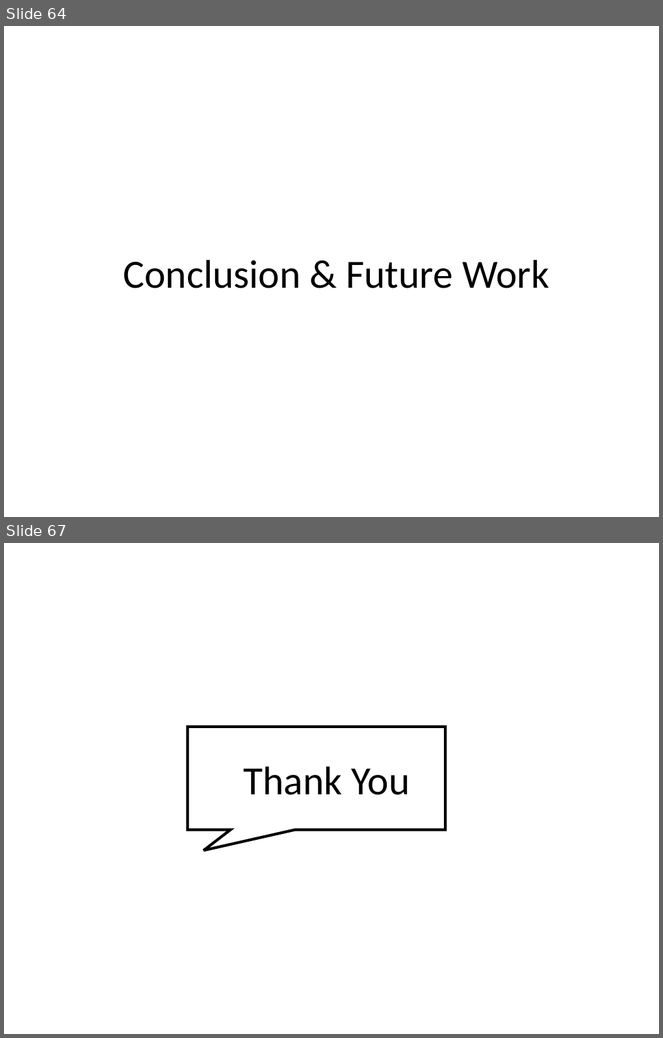
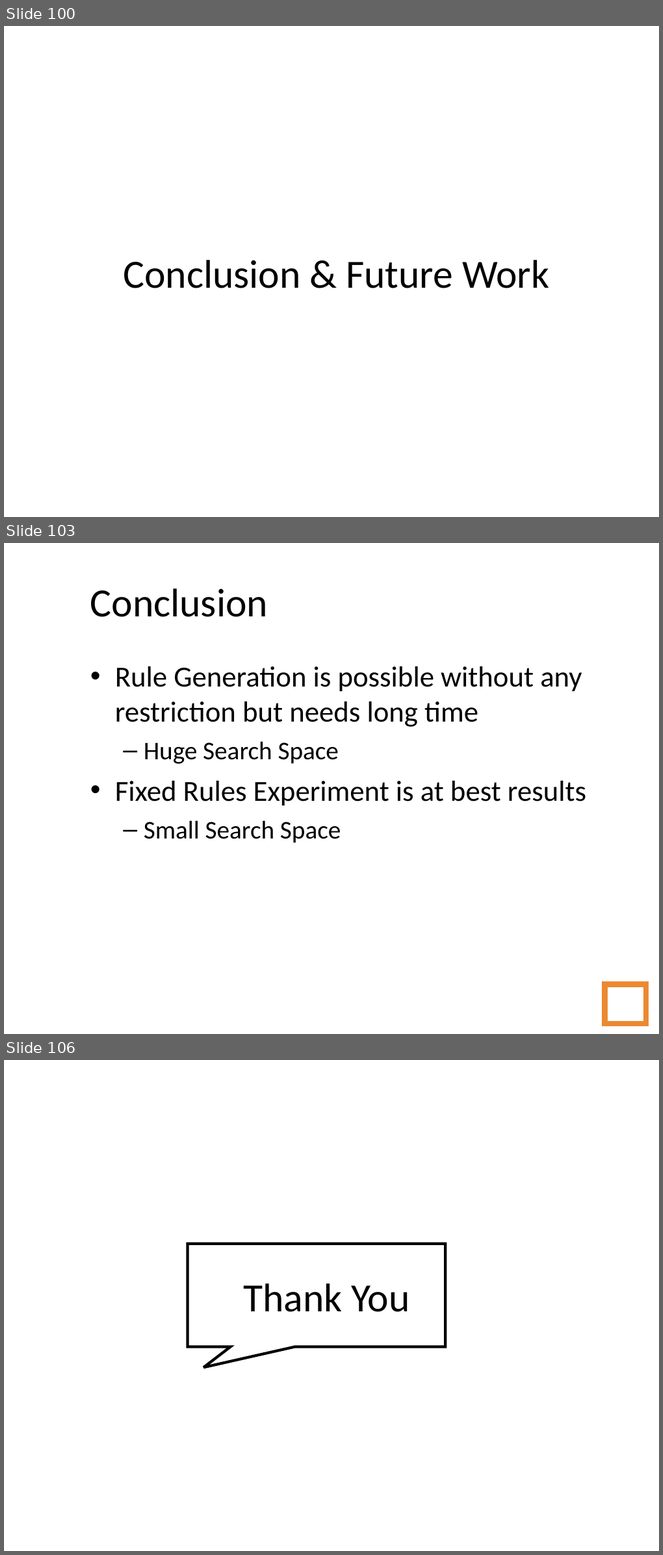
Before and after one commit to amidos2006/Automatic-Game-Script-Generation, a slide deck: Presentation/Automatic Game Script Generation.ppt. Shown one above the other, each under a label of ours: slides 64 and 67 before the commit, slides 100, 103 and 106 after it; the slides between them are not shown. The pictures are 663x1038 and 663x1555 pixels, drawn with LibreOffice and Linux fonts; fonts in the diff are those of the drawing; background and template pictures are left out. Boxes give left, top, right and bottom in pixels: in the first picture for what was removed or moved away, otherwise in the second. Text is boxed around its words. In the diff, an @@ line names an element or a change of style, - is before the commit and + after.

```diff
--- a/Presentation/Automatic Game Script Generation.ppt
+++ b/Presentation/Automatic Game Script Generation.ppt
@@ slide 103 added at bbox=[4, 543, 659, 1034], background picture (left out) @@
@@ title added at bbox=[90, 589, 268, 617], 44 pt, text #000000 @@
+Conclusion
@@ text added at bbox=[115, 667, 586, 843], 32 pt, text #000000 @@
+• Rule Generation is possible without any restriction but needs long time
+  – Huge Search Space
+• Fixed Rules Experiment is at best results
+  – Small Search Space
@@ page number added at bbox=[605, 984, 646, 1024], outline #EB8931 6.01 pt, 14 pt, text #FFFFFF @@
+103
@@ what was slide 64 is now slide 100 @@
@@ what was slide 67 is now slide 106 @@
```
Also in this commit, not shown: 3 slides changed, 43 other slides added, 5 slides removed, 35 other files.
